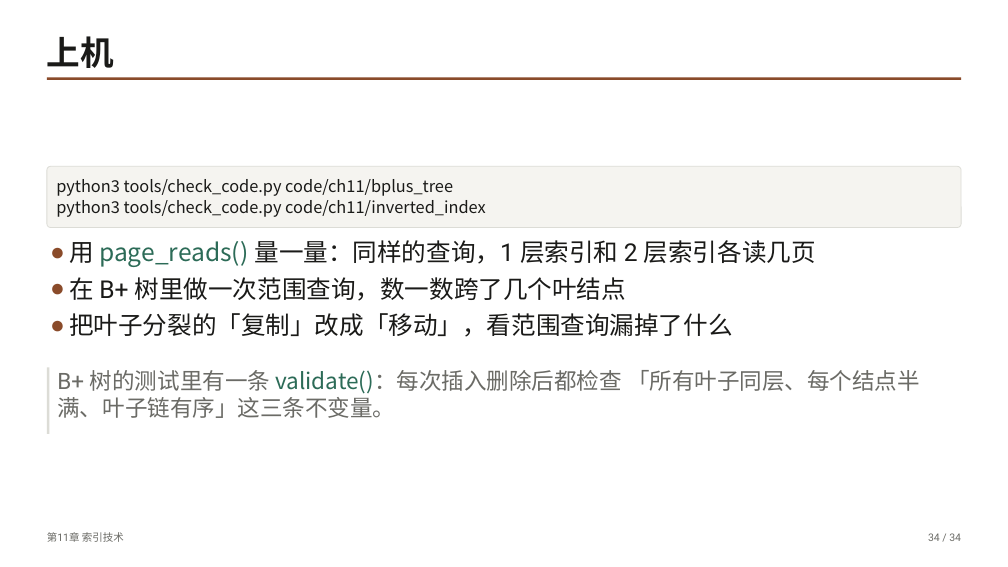
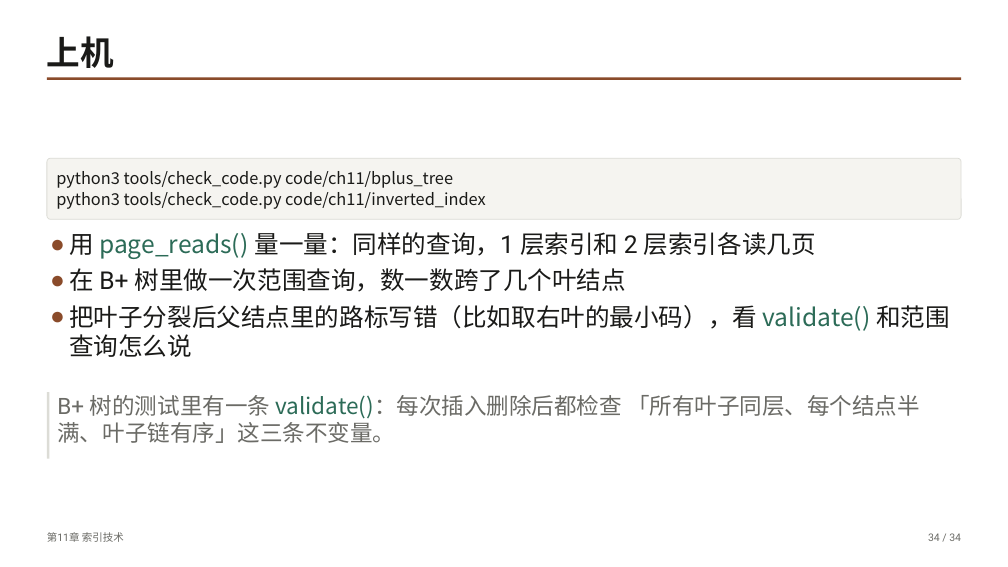
Before and after one commit to GMyhf/dsa-modernization, a slide deck: slide 34 of book/slides/pptx/ch11-index.pptx. Drawn at 1008x567 pixels with LibreOffice and Linux fonts; fonts in the diff are those of the drawing. Boxes give left, top, right and bottom in pixels: in the first picture for what was removed or moved away, otherwise in the second. Text is boxed around its words. In the diff, an @@ line names an element or a change of style, - is before the commit and + after.

```diff
--- a/book/slides/pptx/ch11-index.pptx
+++ b/book/slides/pptx/ch11-index.pptx
@@ rounded rectangle "python3 tools/check_code.py code/ch11/bplus_tree": place and size @@
-rounded rectangle "python3 tools/check_code.py code/ch11/bplus_tree" at box(47, 166, 961, 228)
+rounded rectangle "python3 tools/check_code.py code/ch11/bplus_tree" at box(47, 158, 961, 219)
@@ text "用 page_reads() 量一量：同样的查询，1 层索引和 2 ...": place and size @@
-text "用 page_reads() 量一量：同样的查询，1 层索引和 2 ..." at box(69, 240, 816, 337)
+text "用 page_reads() 量一量：同样的查询，1 层索引和 2 ..." at box(69, 232, 950, 357)
@@ text at box(69, 305, 950, 357): text changed @@
-● 把叶子分裂的「复制」改成「移动」，看范围查询漏掉了什么
+● 把叶子分裂后父结点里的路标写错（比如取右叶的最小码），看 validate() 和范围查询怎么说
@@ rectangle: place and size @@
-rectangle at box(47, 368, 50, 434)
+rectangle at box(47, 392, 50, 459)
@@ text "B+ 树的测试里有一条 validate()：每次插入删除后都检查 「所有叶子同层、每个结点半满、叶子链有序」这三条不变 ...": place and size @@
-text "B+ 树的测试里有一条 validate()：每次插入删除后都检查 「所有叶子同层、每个结点半满、叶子链有序」这三条不变 ..." at box(57, 370, 920, 418)
+text "B+ 树的测试里有一条 validate()：每次插入删除后都检查 「所有叶子同层、每个结点半满、叶子链有序」这三条不变 ..." at box(57, 395, 920, 443)
```
Also in this commit, not shown: 4 other slides changed, 29 other files.
